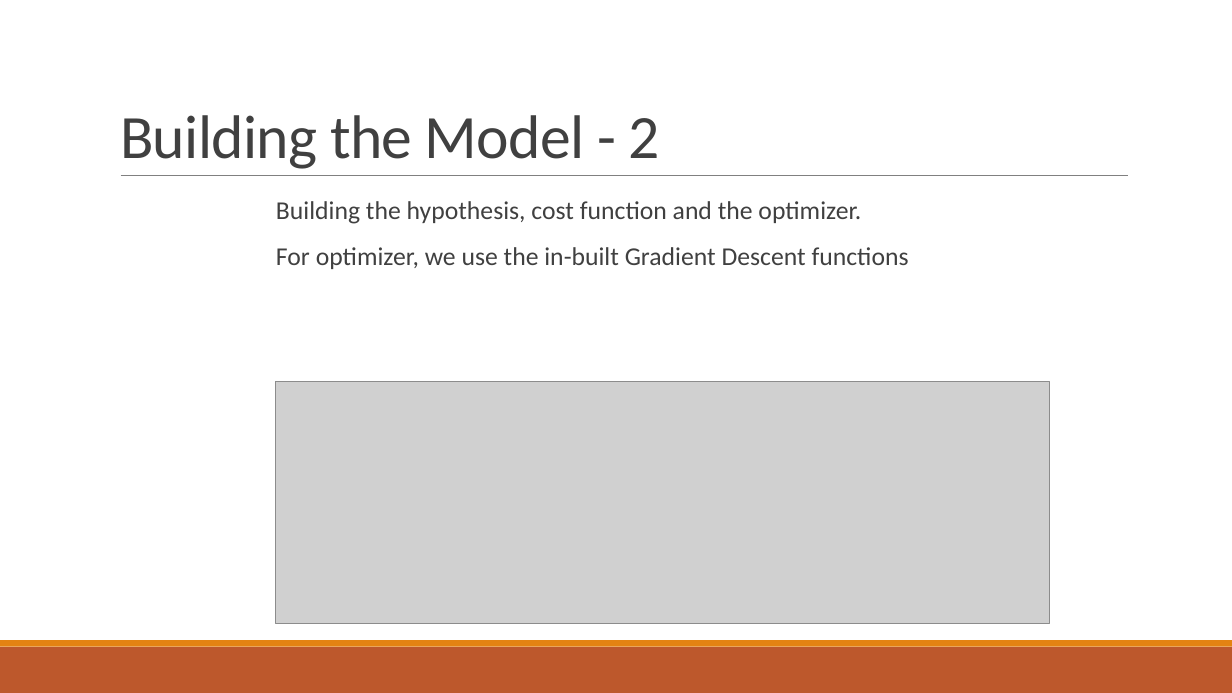
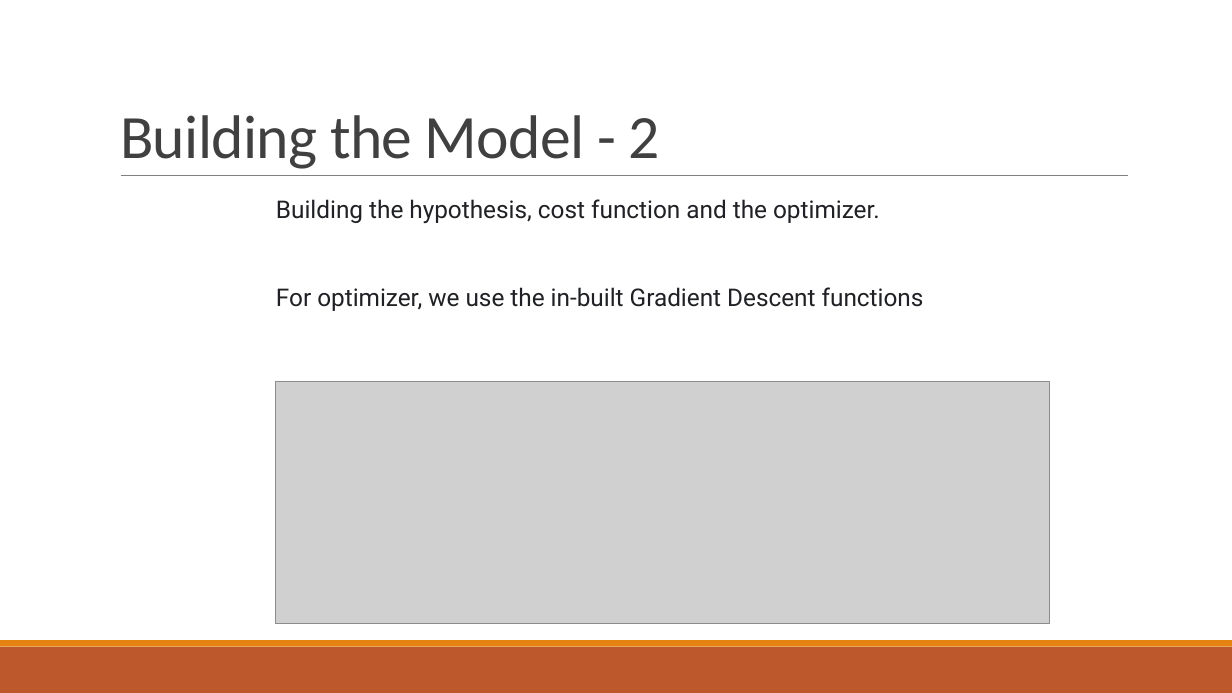
Before and after one commit to agx01/tf_presentation, a slide deck: slide 14 of Tensorflow_presentation.pptx. Drawn at 1232x693 pixels with LibreOffice and Linux fonts; fonts in the diff are those of the drawing; grey boxes stand for pictures. Boxes give left, top, right and bottom in pixels: in the first picture for what was removed or moved away, otherwise in the second. Text is boxed around its words. In the diff, an @@ line names an element or a change of style, - is before the commit and + after.

```diff
--- a/Tensorflow_presentation.pptx
+++ b/Tensorflow_presentation.pptx
@@ text "Building the hypothesis, cost function ..." at bbox=[276, 199, 924, 311]: size 20 to 19 pt, font Calibri to Roboto, text colour #404040 to #202124 @@
```
Also in this commit, not shown: 6 other slides changed, 1 slide added, 1 slide removed, 2 other files.
